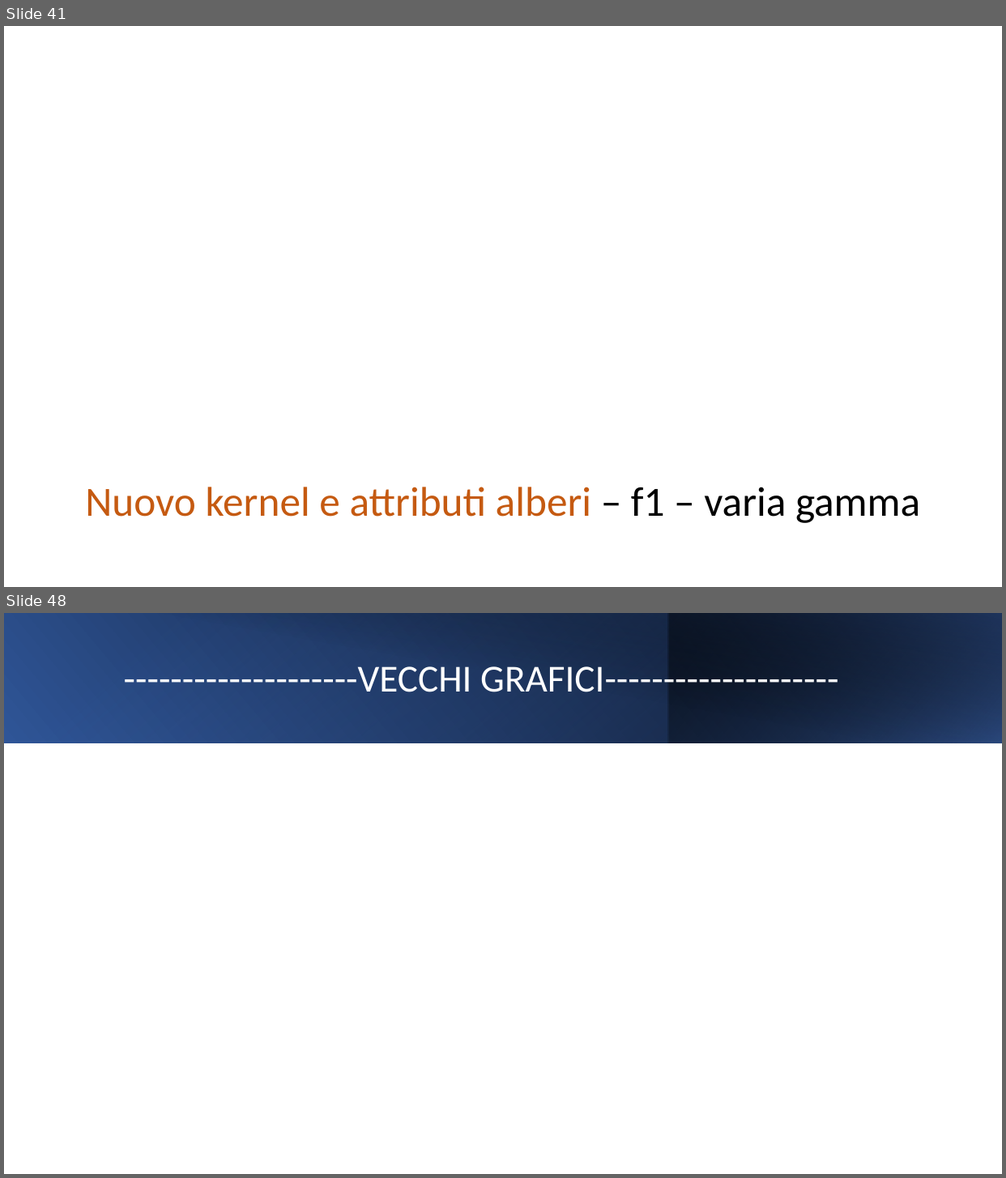
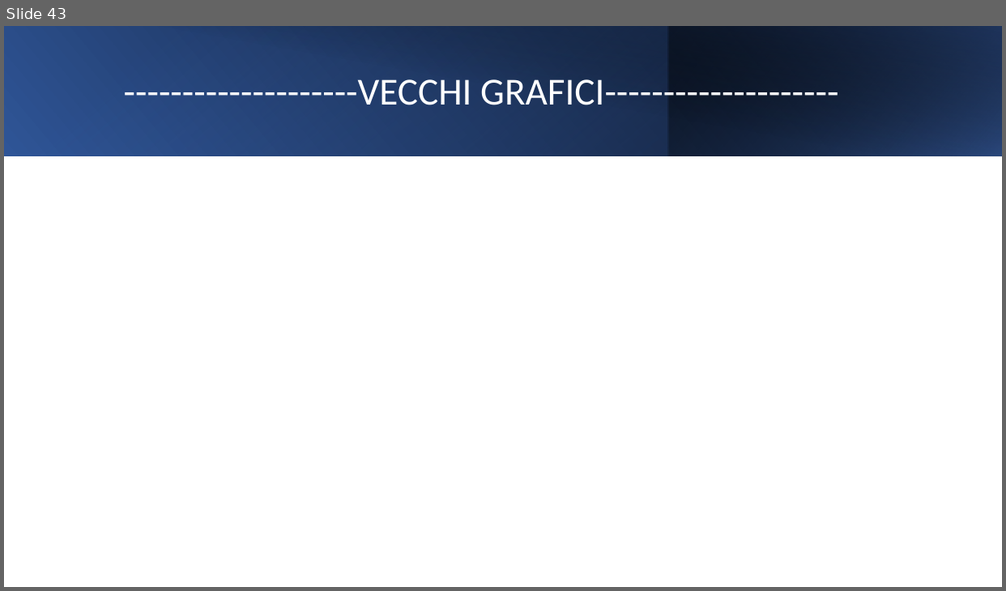
Before and after one commit to GiuseppePorcaro/Near-duplicate-states-with-kelp, a slide deck: src/main/resources/plots/Near duplicate states with kelp.pptx. Shown one above the other, each under a label of ours: slides 41 and 48 before the commit, slide 43 after it; the slides between them are not shown. The pictures are 1006x1178 and 1006x591 pixels, drawn with LibreOffice and Linux fonts; fonts in the diff are those of the drawing. Boxes give left, top, right and bottom in pixels: in the first picture for what was removed or moved away, otherwise in the second. Text is boxed around its words. In the diff, an @@ line names an element or a change of style, - is before the commit and + after.

```diff
--- a/src/main/resources/plots/Near duplicate states with kelp.pptx
+++ b/src/main/resources/plots/Near duplicate states with kelp.pptx
@@ slide 41 removed at [4, 26, 1002, 587], background #FFFFFF @@
@@ title removed at [85, 487, 920, 523] @@
-Nuovo kernel e attributi alberi – f1 – varia gamma
@@ what was slide 48 is now slide 43 @@
```
Also in this commit, not shown: 5 slides changed, 13 slides added, 17 other slides removed, 5 other files.
